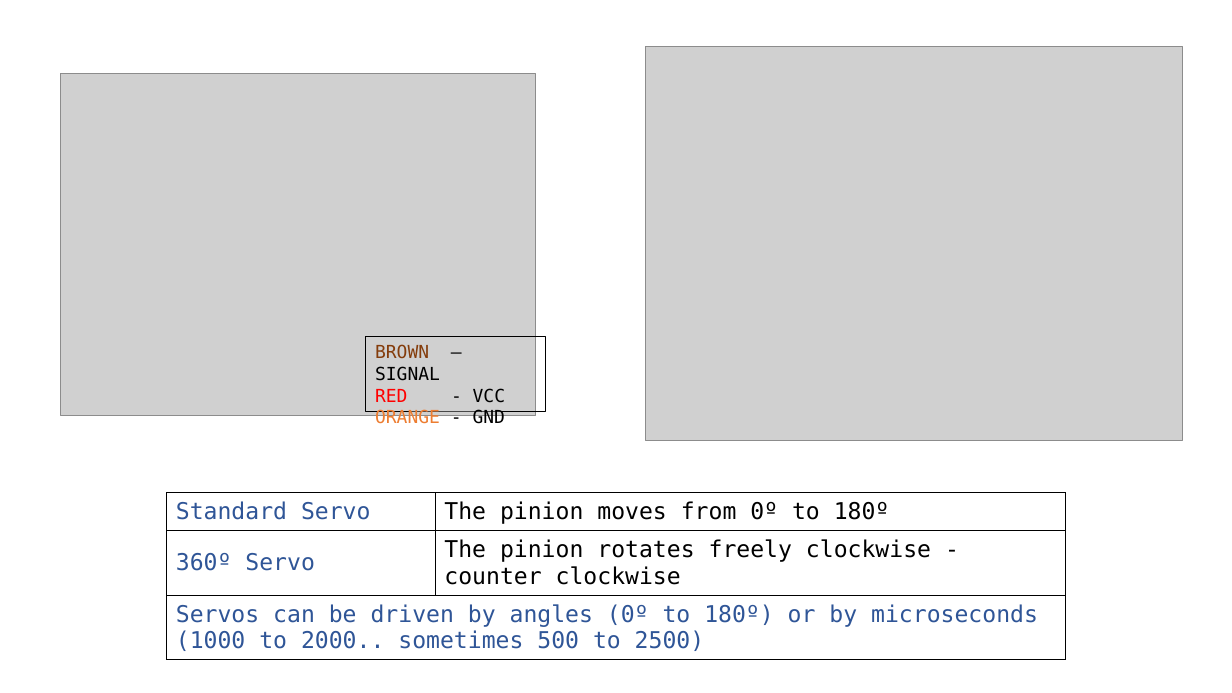
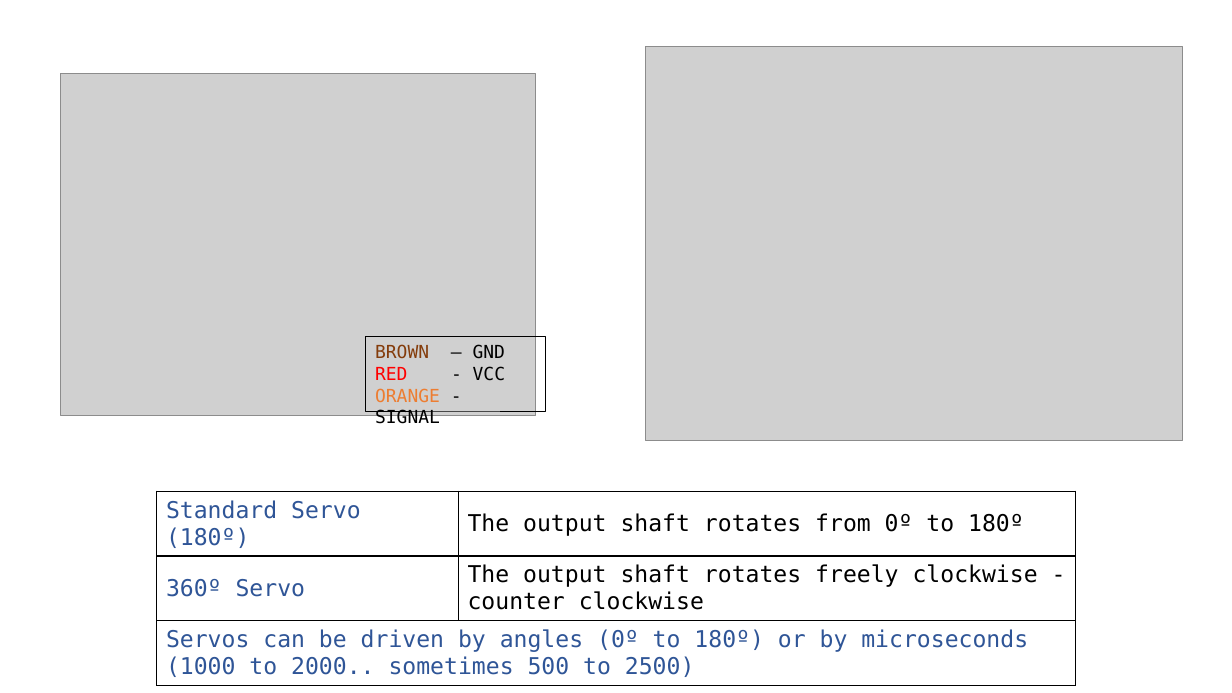
Before and after one commit to shurillu/RobotWars, a slide deck: slide 14 of Docs/Quick Reference v1.1.pptx. Drawn at 1232x693 pixels with LibreOffice and Linux fonts; fonts in the diff are those of the drawing; grey boxes stand for pictures. Boxes give left, top, right and bottom in pixels: in the first picture for what was removed or moved away, otherwise in the second. Text is boxed around its words. In the diff, an @@ line names an element or a change of style, - is before the commit and + after.

Commit message:
Typos

```diff
--- a/Docs/Quick Reference v1.1.pptx
+++ b/Docs/Quick Reference v1.1.pptx
@@ text in rectangle at bbox=[375, 344, 505, 359]: text changed; text colour #000000 to #843C0B @@
-BROWN – SIGNAL
+BROWN – GND
@@ text in rectangle at bbox=[375, 388, 440, 428]: text changed; text colour #ED7D31 to #000000 @@
-ORANGE - GND
+ORANGE - SIGNAL
@@ table at bbox=[157, 492, 1076, 681] @@
-row 1, column 1: Standard Servo
+row 1, column 1: Standard Servo (180º)
-row 1, column 2: The pinion moves from 0º to 180º
+row 1, column 2: The output shaft rotates from 0º to 180º
-row 2, column 2: The pinion rotates freely clockwise - counter clockwise
+row 2, column 2: The output shaft rotates freely clockwise - counter clockwise
@@ table: place and size @@
-table at bbox=[166, 493, 1066, 660]
+table at bbox=[157, 492, 1076, 681]
```
